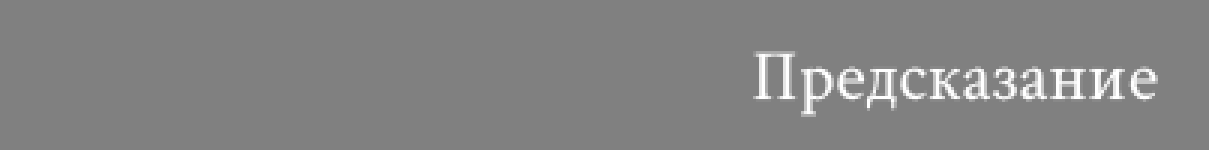
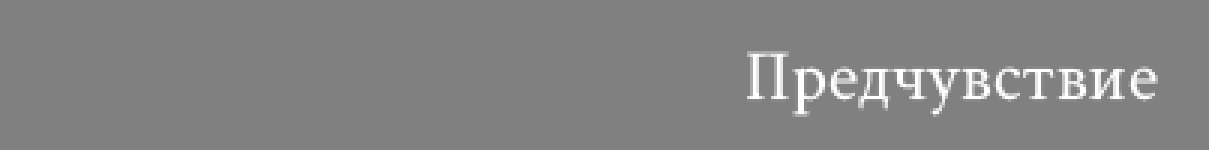
Layer changes from the first 1209 × 150 image to the second:
renamed "Предсказание" to "Предчувствие", painted on it over [747, 51, 1089, 117]
